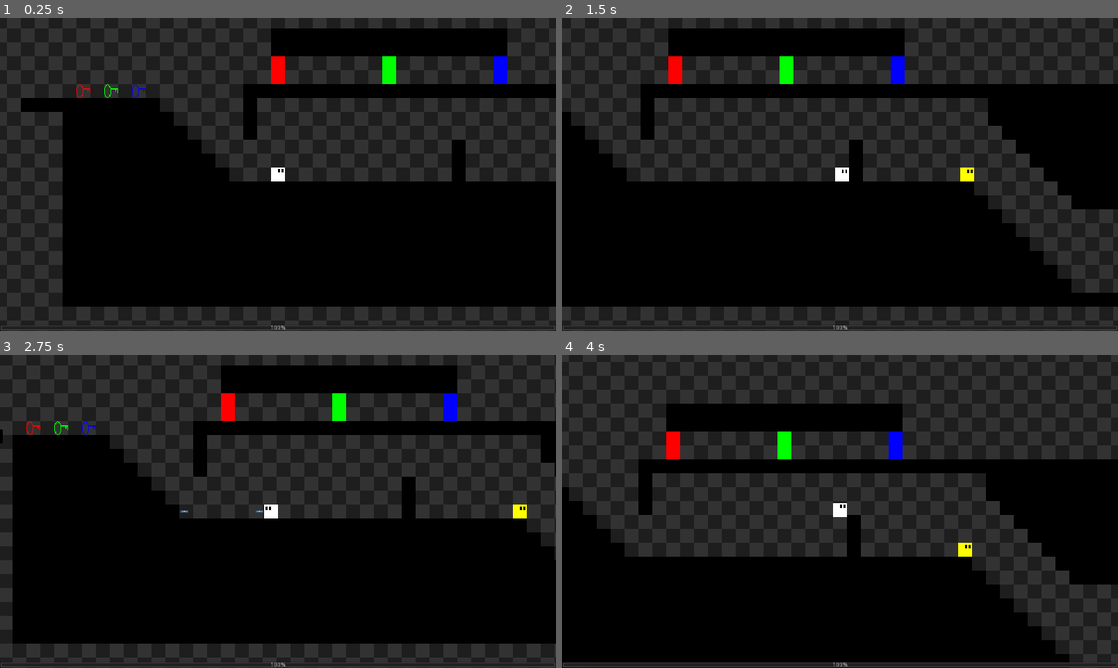
Above: before the commit, frames 1-4 (two rows, left to right).
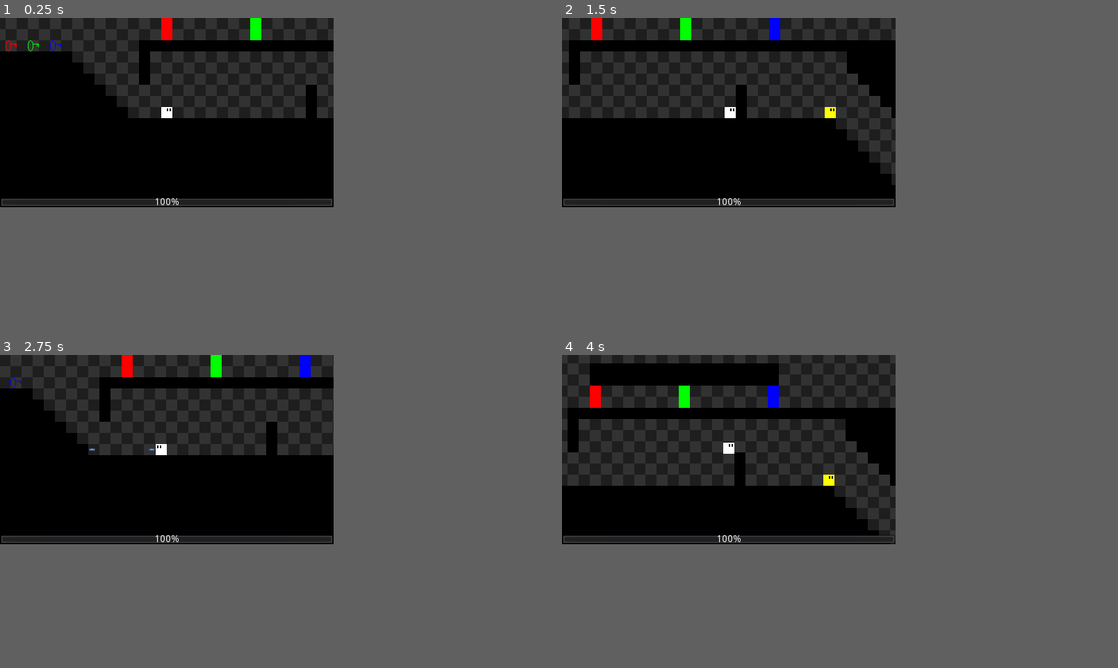
Above: after the commit, the same moments.

Repository: POtOSoftware/Project-Poop-Shit
Game: Godot game, scene res://Levels/dev.tscn
The game is run twice, just before and just after one commit, with the same random seed, the same clock (stepped at 60 frames per second) and the same inputs. The engine's default icon, where the game draws it, is replaced by a stand-in: a white triangle on a blue panel in a dark square.
Inputs:
- Up to frame 1 (0.25 s): no input
- Up to frame 2 (1.5 s): tap Enter at 0.5 s; hold Ctrl (fire) 0.53-1.28 s; hold Right (move_right) from 0.53 s (still down); tap Up (jump) at 0.77 s; tap Ctrl (fire) at 1.35 s
- Up to frame 3 (2.75 s): tap Up (jump) at 1.52 s; release Right (move_right) at 2.03 s; hold Left (move_left) from 2.03 s (still down); hold Ctrl (fire) from 2.03 s (still down)
- Up to frame 4 (4 s): release Left (move_left) at 2.78 s; release Ctrl (fire) at 2.78 s; hold Right (move_right) from 2.78 s (still down); tap Ctrl (fire) at 2.85 s; tap Up (jump) at 3.02, 3.77 s; hold Ctrl (fire) from 3.53 s (still down)
In our replay, the window is 800x450 before the commit and 480x272 after it. These sizes can differ from the game's own. Grey fills any space a smaller window leaves; there, only what the larger window draws over its background counts as a difference.

The runs differ from the first frame. In frame 1, 42% of the frame differs, in the area x 0-100%, y 0-100%; in frame 2, 44%; in frame 3, 39%; in frame 4, 44%.

Commit message:
add weapon select to debug menu
and crush dat resolution

Diff:
--- a/Player/Player.tscn
+++ b/Player/Player.tscn
@@ -57,7 +57,6 @@
 
 [node name="Camera2D" type="Camera2D" parent="."]
 current = true
-zoom = Vector2( 0.5, 0.5 )
 smoothing_enabled = true
 smoothing_speed = 20.0
 editor_draw_drag_margin = true
@@ -72,9 +71,6 @@
 
 [node name="dbg_DebugLayer" type="CanvasLayer" parent="."]
 layer = 128
-offset = Vector2( 640, 360 )
-scale = Vector2( 2, 2 )
-transform = Transform2D( 2, 0, 0, 2, 640, 360 )
 
 [node name="dbg_DebugMenu" type="Control" parent="dbg_DebugLayer"]
 pause_mode = 2
@@ -86,15 +82,22 @@
 [node name="dbg_Background" type="ColorRect" parent="dbg_DebugLayer/dbg_DebugMenu"]
 anchor_right = 1.0
 anchor_bottom = 1.0
-margin_left = -320.0
-margin_top = -180.0
-margin_right = -960.0
-margin_bottom = -540.0
 color = Color( 0, 0, 0, 0.294118 )
 
+[node name="dbg_WeaponSelect" type="OptionButton" parent="dbg_DebugLayer/dbg_DebugMenu"]
+margin_left = 163.0
+margin_top = 44.0
+margin_right = 228.0
+margin_bottom = 64.0
+text = "pistol"
+items = [ "pistol", null, false, 0, null, "smg", null, false, 1, null, "assault_rifle", null, false, 2, null, "death_lazer", null, false, 3, null ]
+selected = 0
+
 [node name="dbg_Buttons" type="Control" parent="dbg_DebugLayer/dbg_DebugMenu"]
-anchor_right = 1.0
-anchor_bottom = 1.0
+margin_left = 315.0
+margin_top = 174.0
+margin_right = 315.0
+margin_bottom = 174.0
 
 [node name="dbg_ReloadScene" type="Button" parent="dbg_DebugLayer/dbg_DebugMenu/dbg_Buttons"]
 margin_left = -312.0
@@ -126,14 +129,14 @@
 text = "god mode"
 
 [node name="dbg_Sliders" type="Control" parent="dbg_DebugLayer/dbg_DebugMenu"]
-anchor_right = 1.0
-anchor_bottom = 1.0
+margin_left = 3.0
+margin_top = 32.0
+margin_right = 3.0
+margin_bottom = 32.0
 
 [node name="dbg_TimescaleLabel" type="Label" parent="dbg_DebugLayer/dbg_DebugMenu/dbg_Sliders"]
-margin_left = -312.0
-margin_top = -132.0
-margin_right = -249.0
-margin_bottom = -118.0
+margin_right = 63.0
+margin_bottom = 14.0
 text = "timescale"
 
 [node name="dbg_TimescaleSlider" type="HSlider" parent="dbg_DebugLayer/dbg_DebugMenu/dbg_Sliders/dbg_TimescaleLabel"]
@@ -145,10 +148,9 @@
 value = 1.0
 
 [node name="dbg_CameraZoomLabel" type="Label" parent="dbg_DebugLayer/dbg_DebugMenu/dbg_Sliders"]
-margin_left = -312.0
-margin_top = -92.0
-margin_right = -249.0
-margin_bottom = -78.0
+margin_top = 39.0
+margin_right = 67.0
+margin_bottom = 53.0
 text = "cam zoom"
 
 [node name="dbg_CameraZoom" type="HSlider" parent="dbg_DebugLayer/dbg_DebugMenu/dbg_Sliders/dbg_CameraZoomLabel"]
@@ -193,6 +195,7 @@
 [node name="MessageTimer" type="Timer" parent="."]
 wait_time = 5.0
 
+[connection signal="item_selected" from="dbg_DebugLayer/dbg_DebugMenu/dbg_WeaponSelect" to="dbg_DebugLayer/dbg_DebugMenu" method="_on_dbg_WeaponSelect_item_selected"]
 [connection signal="pressed" from="dbg_DebugLayer/dbg_DebugMenu/dbg_Buttons/dbg_ReloadScene" to="dbg_DebugLayer/dbg_DebugMenu" method="_on_dbg_ReloadScene_pressed"]
 [connection signal="pressed" from="dbg_DebugLayer/dbg_DebugMenu/dbg_Buttons/dbg_KillAll" to="dbg_DebugLayer/dbg_DebugMenu" method="_on_dbg_KillAll_pressed"]
 [connection signal="toggled" from="dbg_DebugLayer/dbg_DebugMenu/dbg_Buttons/dbg_DisableAI" to="dbg_DebugLayer/dbg_DebugMenu" method="_on_dbg_DisableAI_toggled"]
--- a/Player/dbg_DebugMenu.gd
+++ b/Player/dbg_DebugMenu.gd
@@ -37,3 +37,14 @@
 
 func _on_dbg_GodMode_toggled(button_pressed):
 	Global.player.can_die = not button_pressed
+
+func _on_dbg_WeaponSelect_item_selected(index):
+	match index:
+		0:
+			Global.player_gun.current_weapon = "pistol"
+		1:
+			Global.player_gun.current_weapon = "smg"
+		2:
+			Global.player_gun.current_weapon = "assault_rifle"
+		3:
+			Global.player_gun.current_weapon = "death_lazer"
--- a/project.godot
+++ b/project.godot
@@ -20,10 +20,9 @@
 
 [display]
 
-window/size/width=1280
-window/size/height=720
-window/size/resizable=false
-window/stretch/mode="2d"
+window/size/width=480
+window/size/height=272
+window/stretch/mode="viewport"
 window/stretch/aspect="keep"
 
 [gui]
